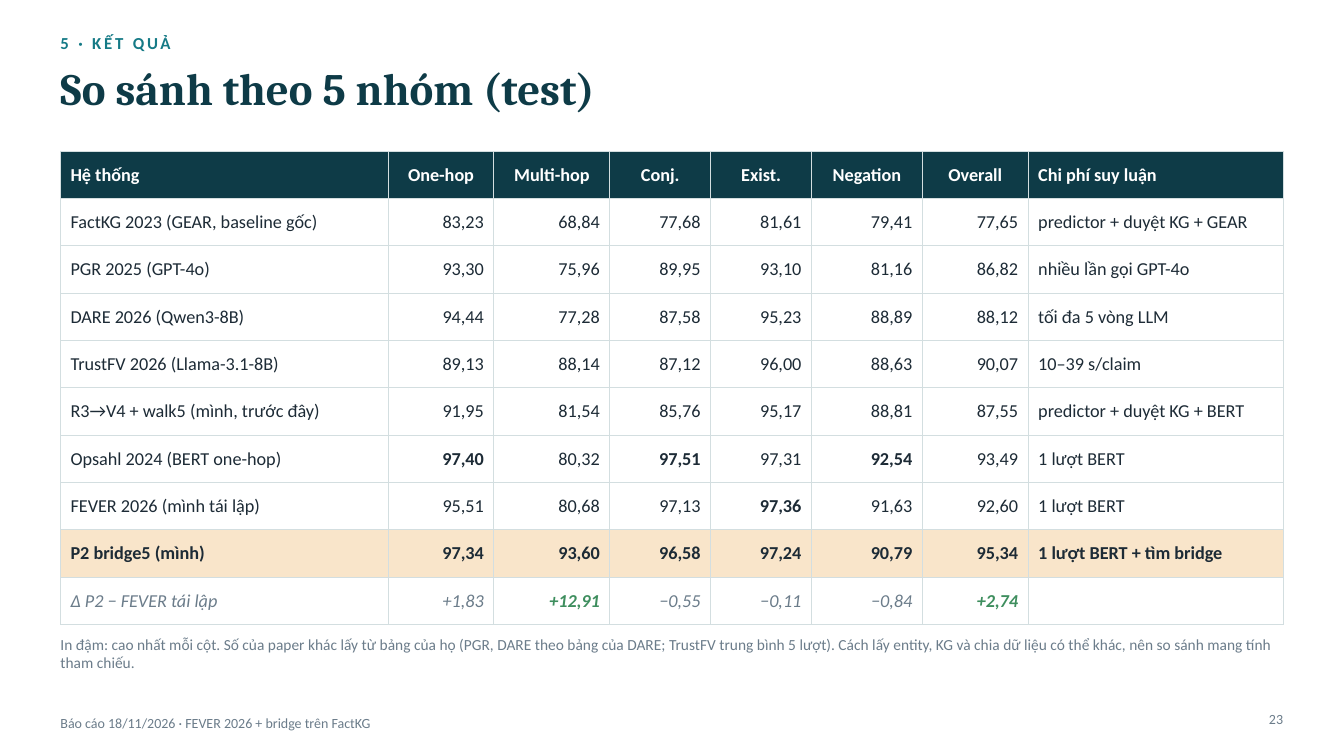
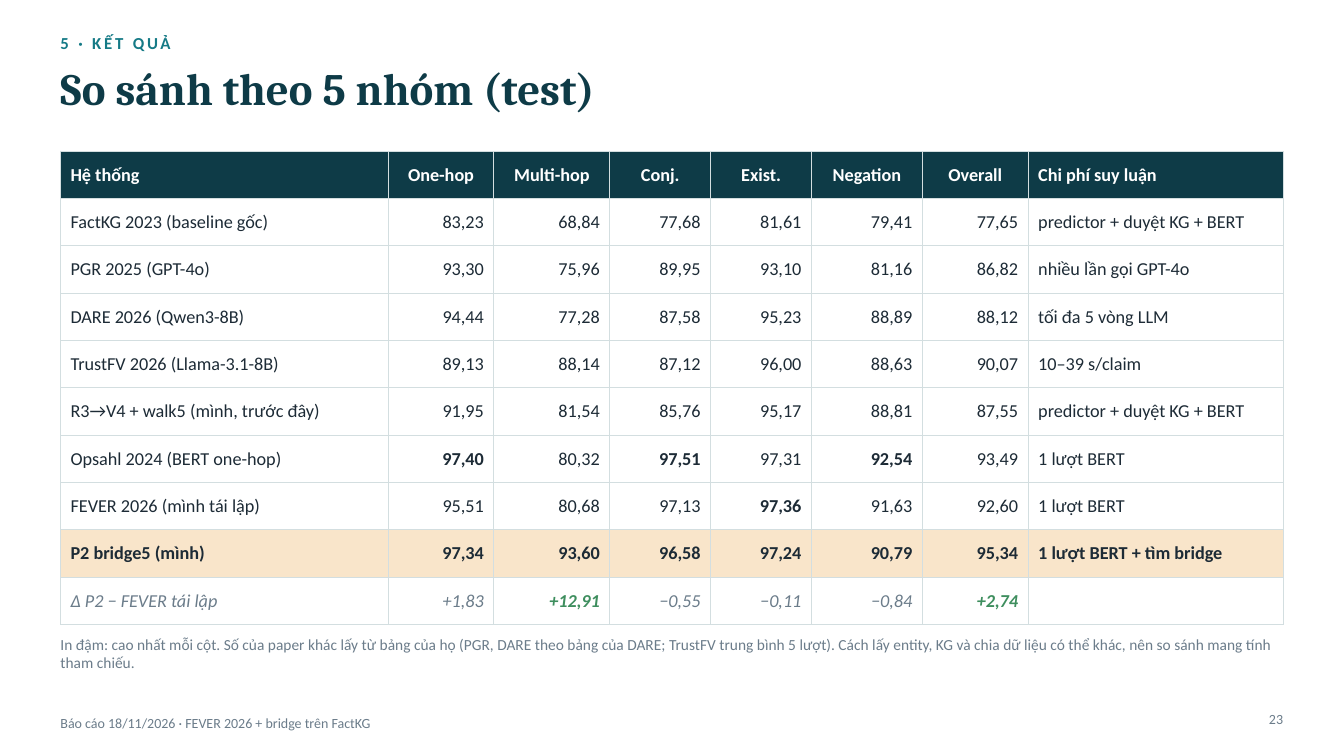
Before and after one commit to duyanhle17/FactKG, a slide deck: slide 23 of ý tưởng + thực nghiệm/báo cáo 18_11 - slide.pptx. Drawn at 1344x756 pixels with LibreOffice and Linux fonts; fonts in the diff are those of the drawing. Boxes give left, top, right and bottom in pixels: in the first picture for what was removed or moved away, otherwise in the second. Text is boxed around its words. In the diff, an @@ line names an element or a change of style, - is before the commit and + after.

```diff
--- a/ý tưởng + thực nghiệm/báo cáo 18_11 - slide.pptx
+++ b/ý tưởng + thực nghiệm/báo cáo 18_11 - slide.pptx
@@ table at (60,151,1284,614) @@
-row 2, column 1: FactKG 2023 (GEAR, baseline gốc)
+row 2, column 1: FactKG 2023 (baseline gốc)
-row 2, column 8: predictor + duyệt KG + GEAR
+row 2, column 8: predictor + duyệt KG + BERT
```
Also in this commit, not shown: 1 other slide changed, 1 other file.
